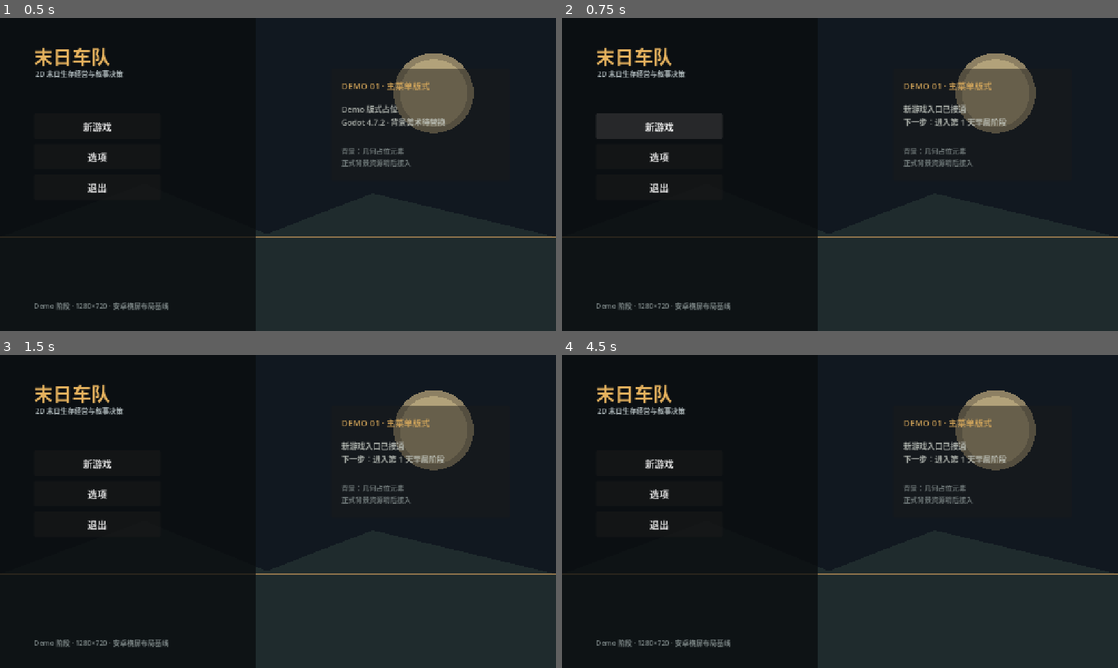
Above: before the commit, frames 1-4 (two rows, left to right).
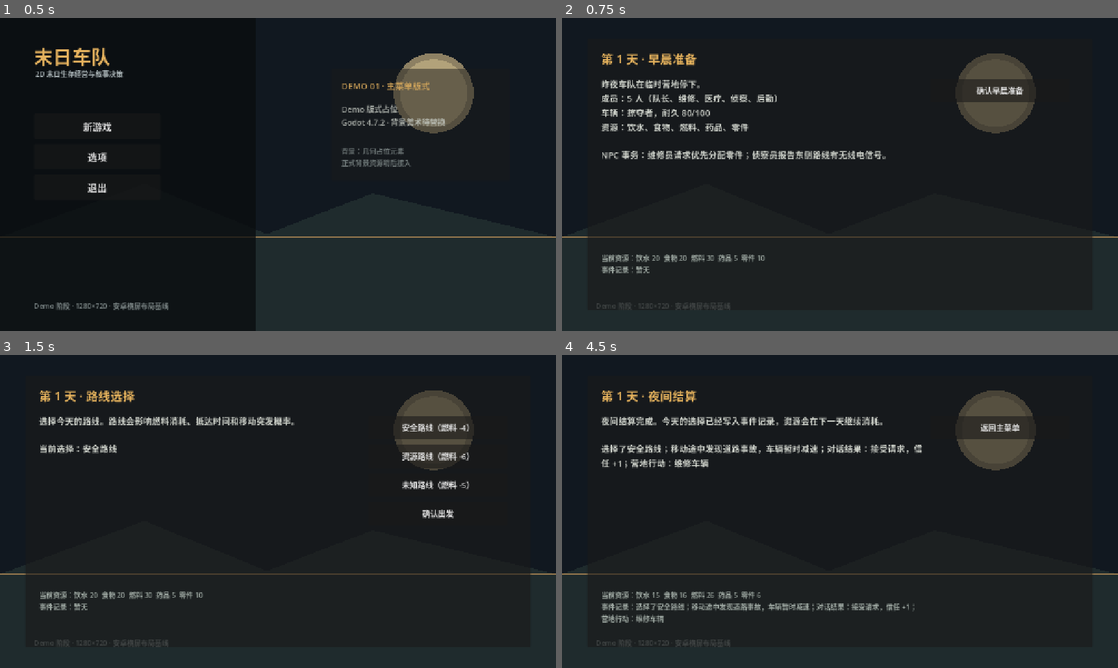
Above: after the commit, the same moments.

Repository: KaiKai306/doomsday-convoy-game
Game: Godot game, scene res://scenes/main.tscn
Same seed, same stepped clock (60 frames per second), same inputs: the game is played once before the commit and once after it.
Inputs (mouse positions are in pixels of both pictures, inside the frame that each line leads up to):
- Up to frame 1 (0.5 s): no input
- Up to frame 2 (0.75 s): click "新游戏" at 0.5 s
- Up to frame 3 (1.5 s): click (439, 426) at 1.25 s, where only the run after the commit has a clickable "确认早晨准备"
- Up to frame 4 (4.5 s): click (1001, 514) at 2 s, where only the run after the commit has a clickable "确认出发"; click (1001, 426) at 2.75 s, where only the run after the commit has a clickable "继续前进"; click (1001, 426) at 3.5 s, where only the run after the commit has a clickable "接受请求（零件 -2，信任 +1）"; click (1001, 426) at 4.25 s, where only the run after the commit has a clickable "维修车辆（零件 -2，车辆状态 +10）"

Frame 1 is identical in both runs. In frame 2, 7.0% of the frame differs, in the area x 0-96%, y 9-94%; in frame 3, 6.9%; in frame 4, 7.9%.

Commit message:
feat: connect chinese one-day demo flow

Diff:
--- a/src/ui/main_menu.gd
+++ b/src/ui/main_menu.gd
@@ -1,18 +1,184 @@
 extends Control
 
 @onready var status_label: Label = %StatusLabel
+@onready var menu: VBoxContainer = $Menu
+@onready var title_label: Label = $Title
+@onready var subtitle_label: Label = $Subtitle
+@onready var shade: ColorRect = $Shade
+@onready var demo_panel: Panel = $DemoPanel
+@onready var game_state: GameState = $GameState
+
+var _day_panel: Panel
+var _phase_title: Label
+var _phase_body: Label
+var _phase_hint: Label
+var _phase_actions: VBoxContainer
+var _route_choice: String = "安全路线"
+var _event_log: Array[String] = []
 
 func _ready() -> void:
 	status_label.text = "Demo 版式占位\nGodot 4.7.2 · 背景美术待替换"
 
 func _on_new_game_pressed() -> void:
-	status_label.text = "新游戏入口已接通\n下一步：进入第 1 天早晨阶段"
+	menu.hide()
+	title_label.hide()
+	subtitle_label.hide()
+	shade.hide()
+	demo_panel.hide()
+	_build_day_demo()
+	_show_phase(GameState.Phase.MORNING)
 
 func _on_options_pressed() -> void:
 	status_label.text = "选项入口已预留\n下一步：接入画面、音频和触控设置"
 
 func _on_exit_pressed() -> void:
 	status_label.text = "退出按钮已触发\nDemo 阶段暂不关闭应用"
+
+func _build_day_demo() -> void:
+	if is_instance_valid(_day_panel):
+		return
+	_day_panel = Panel.new()
+	_day_panel.name = "DayDemo"
+	_day_panel.position = Vector2(58, 48)
+	_day_panel.size = Vector2(1164, 624)
+	add_child(_day_panel)
+
+	var heading := Label.new()
+	heading.position = Vector2(32, 24)
+	heading.size = Vector2(760, 44)
+	heading.add_theme_font_size_override("font_size", 28)
+	heading.add_theme_color_override("font_color", Color("e6b35d"))
+	_day_panel.add_child(heading)
+	_phase_title = heading
+
+	_phase_body = Label.new()
+	_phase_body.position = Vector2(32, 88)
+	_phase_body.size = Vector2(740, 180)
+	_phase_body.autowrap_mode = TextServer.AUTOWRAP_WORD_SMART
+	_phase_body.add_theme_font_size_override("font_size", 20)
+	_phase_body.add_theme_color_override("font_color", Color("d0d4cc"))
+	_day_panel.add_child(_phase_body)
+
+	_phase_hint = Label.new()
+	_phase_hint.position = Vector2(32, 492)
+	_phase_hint.size = Vector2(740, 72)
+	_phase_hint.autowrap_mode = TextServer.AUTOWRAP_WORD_SMART
+	_phase_hint.add_theme_color_override("font_color", Color("9ca6a0"))
+	_day_panel.add_child(_phase_hint)
+
+	_phase_actions = VBoxContainer.new()
+	_phase_actions.position = Vector2(790, 92)
+	_phase_actions.size = Vector2(320, 450)
+	_phase_actions.add_theme_constant_override("separation", 12)
+	_day_panel.add_child(_phase_actions)
+
+func _show_phase(next_phase: GameState.Phase) -> void:
+	game_state.set_phase(next_phase)
+	_clear_actions()
+	_phase_title.text = "第 %d 天 · %s" % [game_state.day, _phase_name(next_phase)]
+	_phase_hint.text = "当前资源：%s\n事件记录：%s" % [_resources_text(), _event_log_text()]
+
+	match next_phase:
+		GameState.Phase.MORNING:
+			_phase_body.text = "昨夜车队在临时营地停下。\n成员：5 人（队长、维修、医疗、侦察、后勤）\n车辆：掠夺者，耐久 80/100\n资源：饮水、食物、燃料、药品、零件\n\nNPC 事务：维修员请求优先分配零件；侦察员报告东侧路线有无线电信号。"
+			_add_action("确认早晨准备", func(): _show_phase(GameState.Phase.ROUTE_SELECTION))
+		GameState.Phase.ROUTE_SELECTION:
+			_phase_body.text = "选择今天的路线。路线会影响燃料消耗、抵达时间和移动突发概率。\n\n当前选择：%s" % _route_choice
+			_add_action("安全路线（燃料 -4）", func(): _choose_route("安全路线"))
+			_add_action("资源路线（燃料 -6）", func(): _choose_route("资源路线"))
+			_add_action("未知路线（燃料 -5）", func(): _choose_route("未知路线"))
+			_add_action("确认出发", func(): _start_travel())
+		GameState.Phase.TRAVEL:
+			_phase_body.text = "车队正在沿“%s”前进……\n\n移动阶段暂时不打开完整对话菜单，只处理预设行动和即时突发。" % _route_choice
+			_add_action("继续前进", func(): _finish_travel())
+		GameState.Phase.REST_STOP:
+			_phase_body.text = "车队抵达停歇点。维修员希望立即使用零件修复车辆。你可以接受、拒绝或暂缓处理。"
+			_add_action("接受请求（零件 -2，信任 +1）", func(): _resolve_dialogue("接受请求", 2, 1))
+			_add_action("拒绝请求（保留零件，信任 -1）", func(): _resolve_dialogue("拒绝请求", 0, -1))
+			_add_action("暂缓处理（信任 -0）", func(): _resolve_dialogue("暂缓处理", 0, 0))
+		GameState.Phase.CAMP_ACTION:
+			_phase_body.text = "停歇对话结束。今晚只能执行一次主要营地行动。"
+			_add_action("维修车辆（零件 -2，车辆状态 +10）", func(): _camp_action("维修车辆", 2))
+			_add_action("阅读技术手册（知识 +1）", func(): _camp_action("阅读技术手册", 0))
+			_add_action("让成员休息（疲劳 -1）", func(): _camp_action("让成员休息", 0))
+		GameState.Phase.NIGHT_SETTLEMENT:
+			_phase_body.text = "夜间结算完成。今天的选择已经写入事件记录，资源会在下一天继续消耗。\n\n%s" % _event_log_text()
+			_add_action("返回主菜单", func(): _return_to_menu())
+
+func _choose_route(route_name: String) -> void:
+	_route_choice = route_name
+	_show_phase(GameState.Phase.ROUTE_SELECTION)
+
+func _start_travel() -> void:
+	game_state.resources["fuel"] = max(0, int(game_state.resources["fuel"]) - _route_fuel_cost())
+	_event_log.append("选择了%s" % _route_choice)
+	_show_phase(GameState.Phase.TRAVEL)
+
+func _finish_travel() -> void:
+	_event_log.append("移动途中发现道路事故，车辆暂时减速")
+	_show_phase(GameState.Phase.REST_STOP)
+
+func _resolve_dialogue(result: String, parts_cost: int, trust_change: int) -> void:
+	game_state.resources["parts"] = max(0, int(game_state.resources["parts"]) - parts_cost)
+	_event_log.append("对话结果：%s，信任 %+d" % [result, trust_change])
+	_show_phase(GameState.Phase.CAMP_ACTION)
+
+func _camp_action(action_name: String, parts_cost: int) -> void:
+	game_state.resources["parts"] = max(0, int(game_state.resources["parts"]) - parts_cost)
+	_event_log.append("营地行动：%s" % action_name)
+	game_state.resources["water"] = max(0, int(game_state.resources["water"]) - 5)
+	game_state.resources["food"] = max(0, int(game_state.resources["food"]) - 4)
+	_show_phase(GameState.Phase.NIGHT_SETTLEMENT)
+
+func _return_to_menu() -> void:
+	if is_instance_valid(_day_panel):
+		_day_panel.queue_free()
+		_day_panel = null
+	menu.show()
+	title_label.show()
+	subtitle_label.show()
+	shade.show()
+	demo_panel.show()
+	status_label.text = "Demo 已完成第 1 天\n可以再次开始测试"
+
+func _clear_actions() -> void:
+	for child in _phase_actions.get_children():
+		child.queue_free()
+
+func _add_action(label_text: String, callback: Callable) -> void:
+	var button := Button.new()
+	button.text = label_text
+	button.custom_minimum_size = Vector2(320, 54)
+	button.add_theme_font_size_override("font_size", 18)
+	button.pressed.connect(callback)
+	_phase_actions.add_child(button)
+
+func _phase_name(current_phase: GameState.Phase) -> String:
+	match current_phase:
+		GameState.Phase.MORNING: return "早晨准备"
+		GameState.Phase.ROUTE_SELECTION: return "路线选择"
+		GameState.Phase.TRAVEL: return "移动阶段"
+		GameState.Phase.REST_STOP: return "停歇对话"
+		GameState.Phase.CAMP_ACTION: return "营地行动"
+		GameState.Phase.NIGHT_SETTLEMENT: return "夜间结算"
+		_: return "结束"
+
+func _route_fuel_cost() -> int:
+	match _route_choice:
+		"资源路线": return 6
+		"未知路线": return 5
+		_: return 4
+
+func _resources_text() -> String:
+	return "饮水 %d  食物 %d  燃料 %d  药品 %d  零件 %d" % [
+		game_state.resources["water"], game_state.resources["food"], game_state.resources["fuel"],
+		game_state.resources["medicine"], game_state.resources["parts"]
+	]
+
+func _event_log_text() -> String:
+	if _event_log.is_empty():
+		return "暂无"
+	return "；".join(_event_log)
 
 func _draw() -> void:
 	# 临时背景只使用几何图形，正式背景资源稍后替换。
Not shown, changed: .docs/开发/05_开发进度交接.md
Not shown, changed: .docs/开发/06_Demo验收清单.md
